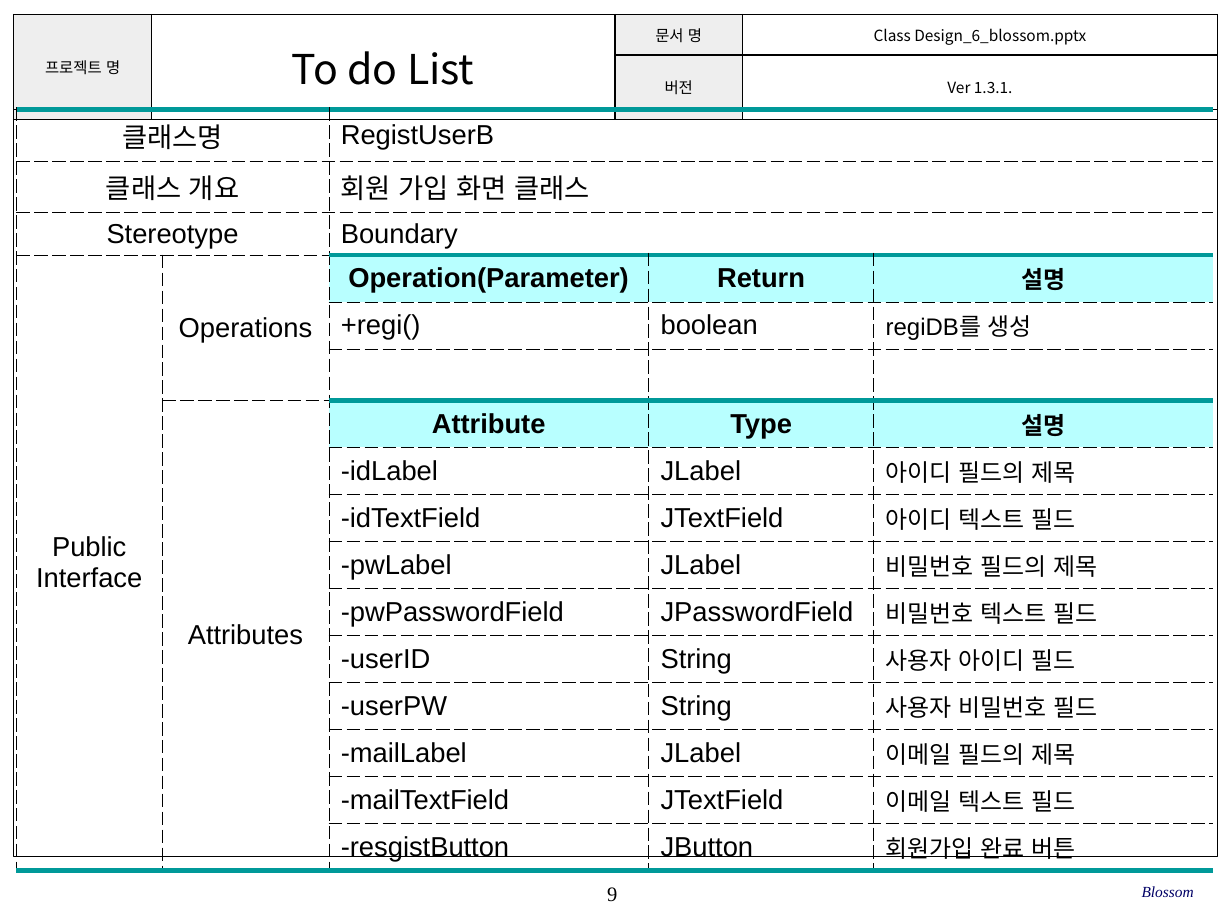
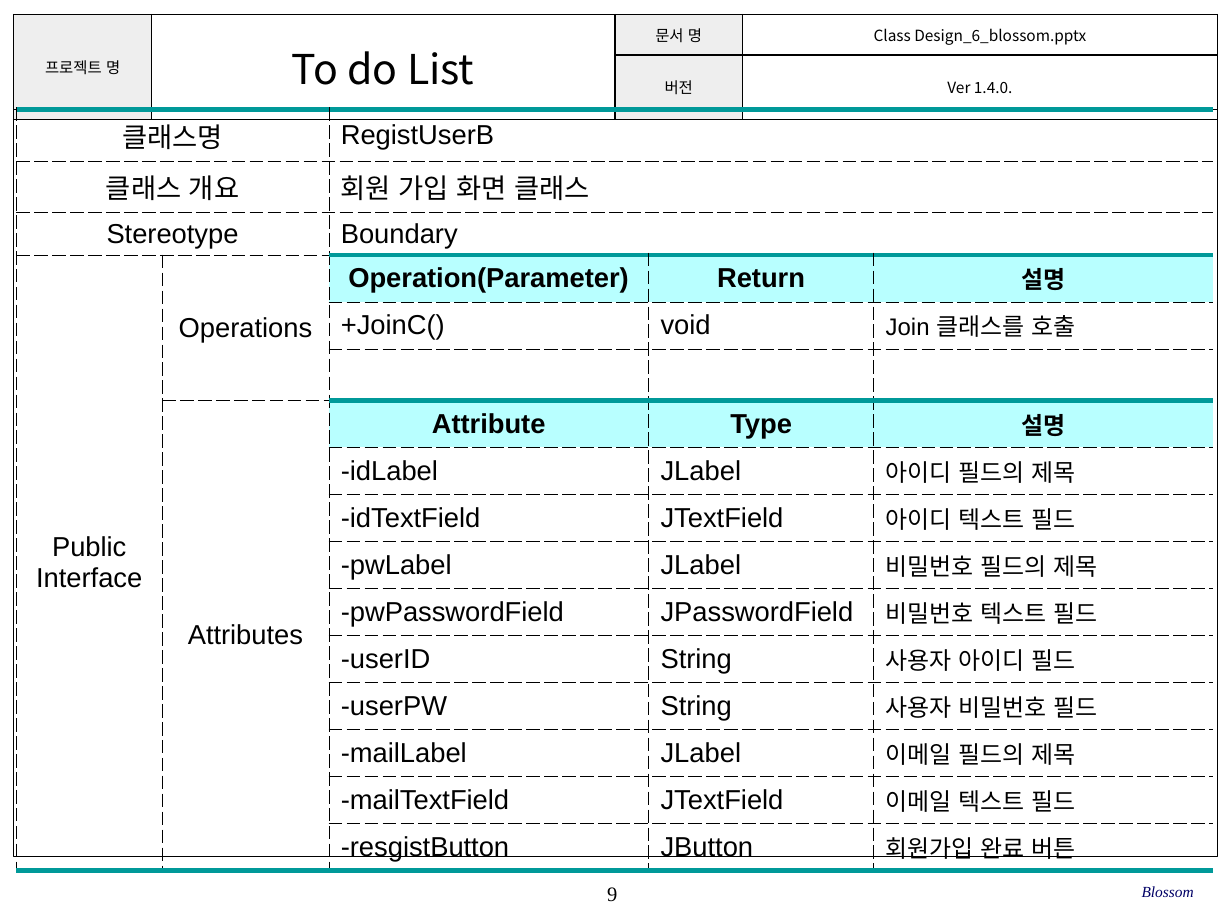
Before and after one commit to SE-admin/SE2017_6_blossom, a slide deck: slide 9 of doc/3_ 설계서/Class Design_6_blossom.pptx. Drawn at 1232x924 pixels with LibreOffice and Linux fonts; fonts in the diff are those of the drawing; background and template pictures are left out. Boxes give left, top, right and bottom in pixels: in the first picture for what was removed or moved away, otherwise in the second. Text is boxed around its words. In the diff, an @@ line names an element or a change of style, - is before the commit and + after.

```diff
--- a/doc/3_ 설계서/Class Design_6_blossom.pptx
+++ b/doc/3_ 설계서/Class Design_6_blossom.pptx
@@ table at (14, 15, 1217, 153) @@
-row 2, column 4: Ver 1.3.1.
+row 2, column 4: Ver 1.4.0.
@@ table at (16, 110, 1212, 866) @@
-row 5:  |  | +regi() | boolean | regiDB를 생성
+row 5:  |  | +JoinC() | void | Join 클래스를 호출
```
Also in this commit, not shown: 24 other slides changed.
